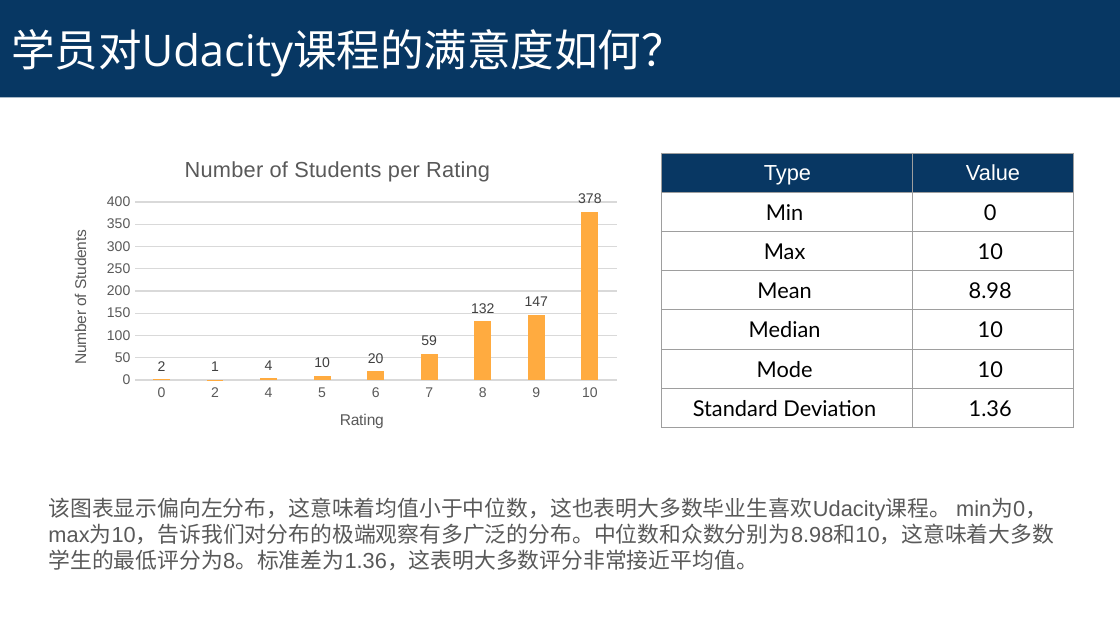
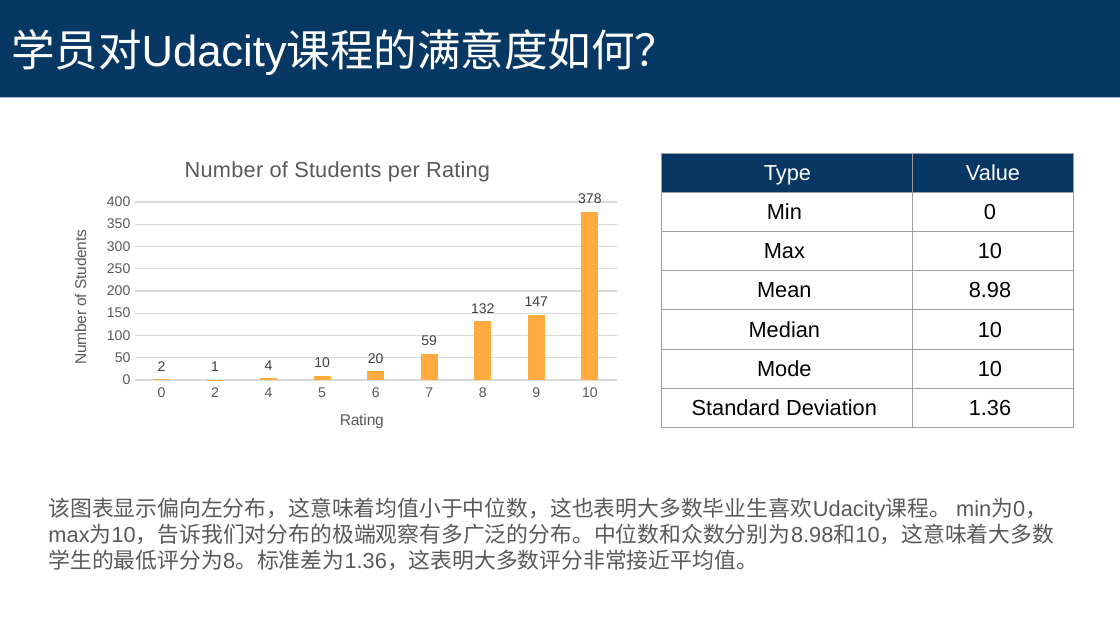
Before and after one commit to baikeyu/udacity_band_p2, a slide deck: slide 2 of BAND-survey-project-submission.pptx. Drawn at 1120x630 pixels with LibreOffice and Linux fonts; fonts in the diff are those of the drawing. Boxes give left, top, right and bottom in pixels: in the first picture for what was removed or moved away, otherwise in the second. Text is boxed around its words. In the diff, an @@ line names an element or a change of style, - is before the commit and + after.

```diff
--- a/BAND-survey-project-submission.pptx
+++ b/BAND-survey-project-submission.pptx
@@ title "学员对Udacity课程的满意度如何？" at (0,0,1120,97): font Open Sans to Arial @@
@@ table at (662,153,1073,428) @@
@@ font Lato to Arial in "Min", "0", "Max", "10" and 8 more places @@
```
Also in this commit, not shown: 1 other slide changed, 1 slide added, 2 other files.
